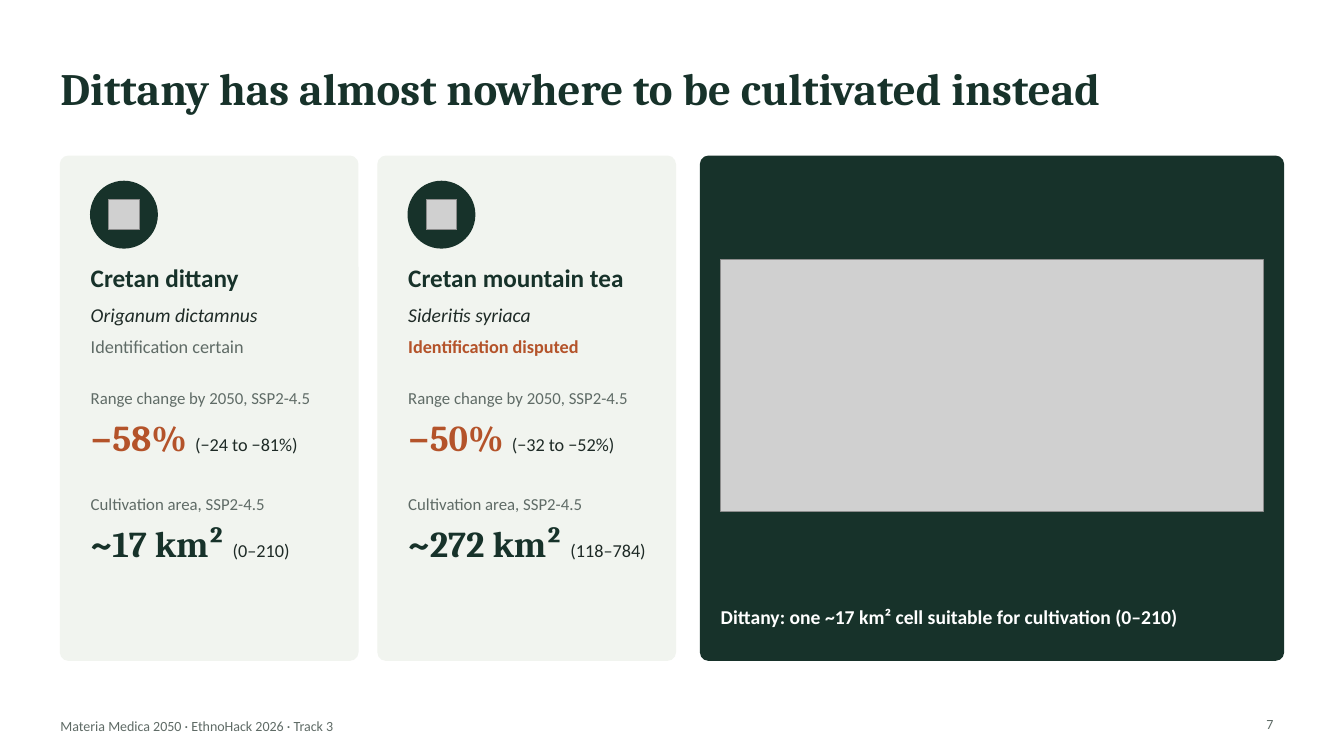
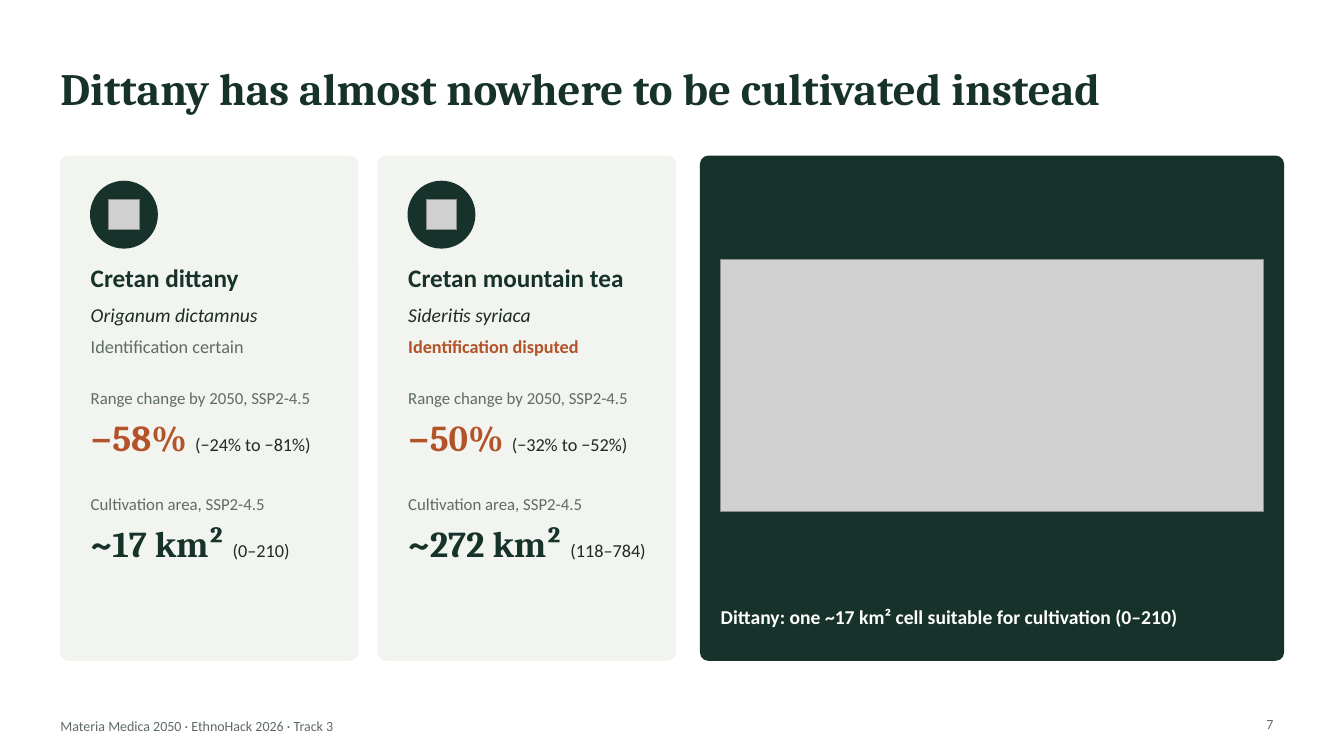
Before and after one commit to SoujanyaChatti/Materia-Medica-2050, a slide deck: slide 7 of docs/materia-medica-2050.pptx. Drawn at 1344x756 pixels with LibreOffice and Linux fonts; fonts in the diff are those of the drawing; grey boxes stand for pictures. Boxes give left, top, right and bottom in pixels: in the first picture for what was removed or moved away, otherwise in the second. Text is boxed around its words. In the diff, an @@ line names an element or a change of style, - is before the commit and + after.

```diff
--- a/docs/materia-medica-2050.pptx
+++ b/docs/materia-medica-2050.pptx
@@ text at (91, 426, 311, 454): text changed @@
-−58% (−24 to −81%)
+−58% (−24% to −81%)
@@ text at (408, 426, 627, 454): text changed @@
-−50% (−32 to −52%)
+−50% (−32% to −52%)
```
Also in this commit, not shown: 9 other slides changed, 7 other files.
